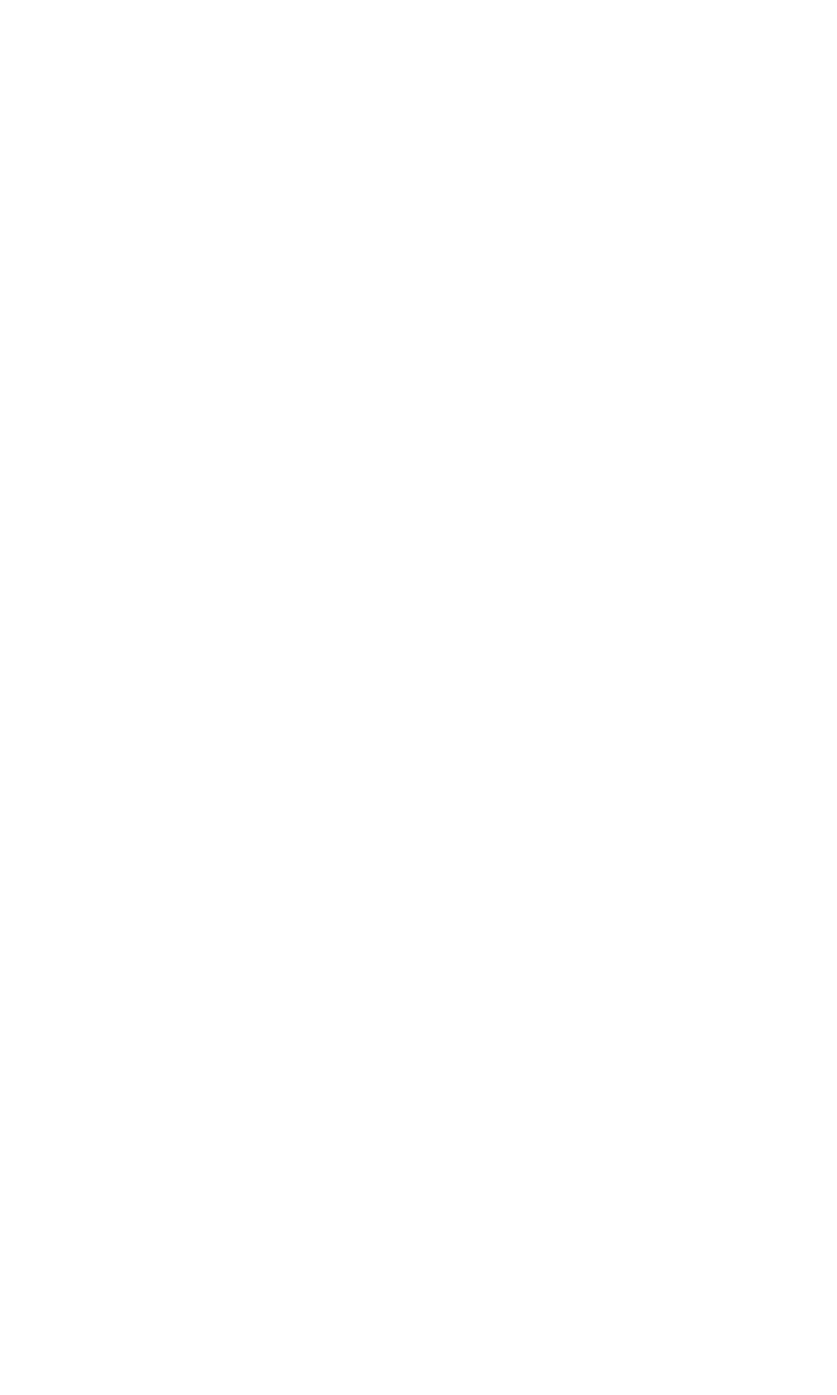
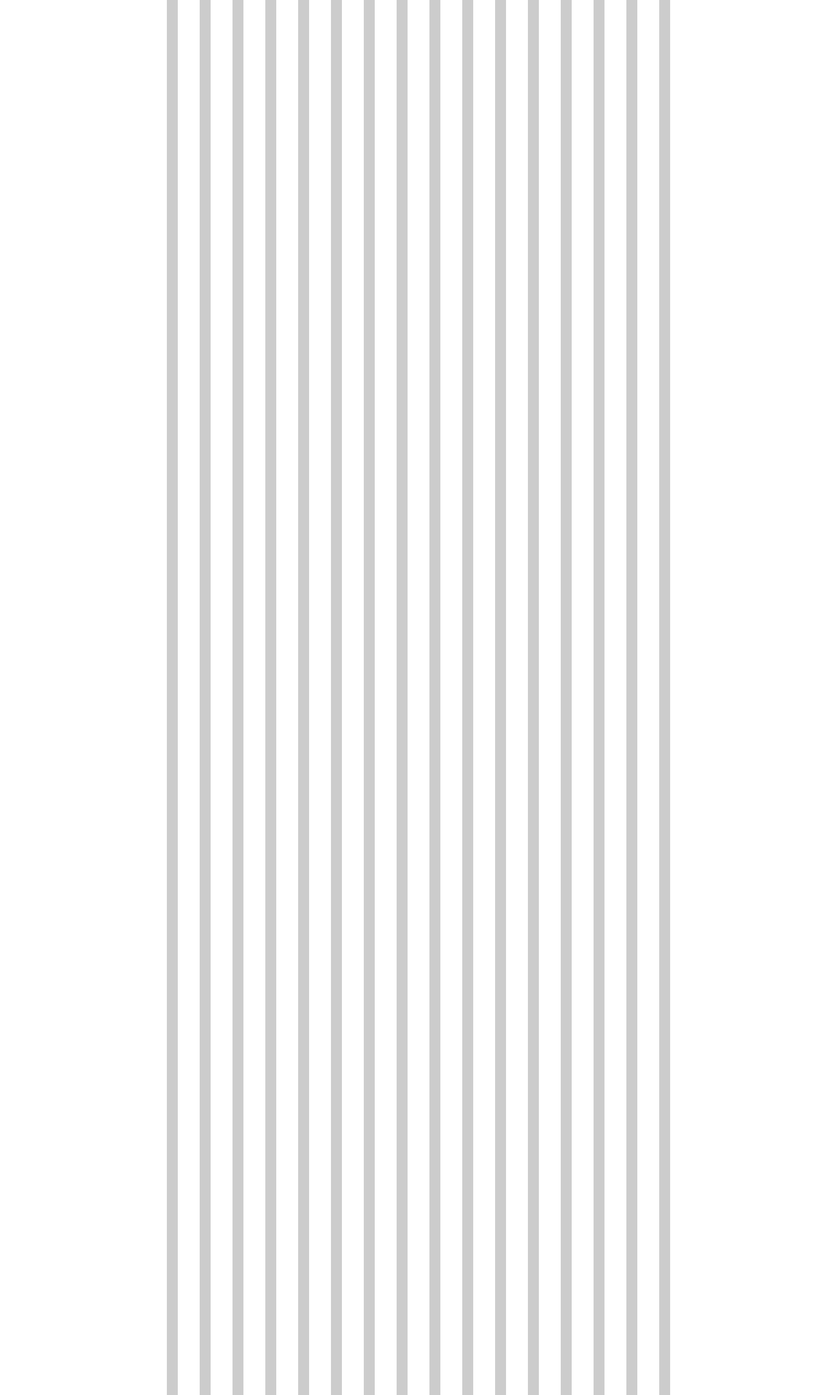
Before/after of a 837x1395 layered artwork. What changed in the layer stack:
added group "Grid" with 17 layers above "Fond" over [166, 0, 671, 1395]
added group "Inner" (20%) with 16 layers in group "Grid" over [166, 0, 671, 1395]
added layer "Forme 1 copie 15" in group "Inner" over [659, 0, 671, 1395]
added layer "Forme 1 copie 14" in group "Inner" over [626, 0, 638, 1395]
added layer "Forme 1 copie 13" in group "Inner" over [593, 0, 605, 1395]
added layer "Forme 1 copie 12" in group "Inner" over [560, 0, 572, 1395]
added layer "Forme 1 copie 11" in group "Inner" over [527, 0, 539, 1395]
added layer "Forme 1 copie 10" in group "Inner" over [495, 0, 507, 1395]
added layer "Forme 1 copie 9" in group "Inner" over [462, 0, 474, 1395]
added layer "Forme 1 copie 8" in group "Inner" over [429, 0, 441, 1395]
added layer "Forme 1 copie 7" in group "Inner" over [396, 0, 408, 1395]
added layer "Forme 1 copie 6" in group "Inner" over [363, 0, 375, 1395]
added layer "Forme 1 copie 5" in group "Inner" over [330, 0, 342, 1395]
added layer "Forme 1 copie 4" in group "Inner" over [298, 0, 310, 1395]
added layer "Forme 1 copie 3" in group "Inner" over [265, 0, 277, 1395]
added layer "Forme 1 copie 2" in group "Inner" over [232, 0, 244, 1395]
added layer "Forme 1 copie" in group "Inner" over [199, 0, 211, 1395]
added layer "Forme 1" in group "Inner" over [166, 0, 178, 1395]
